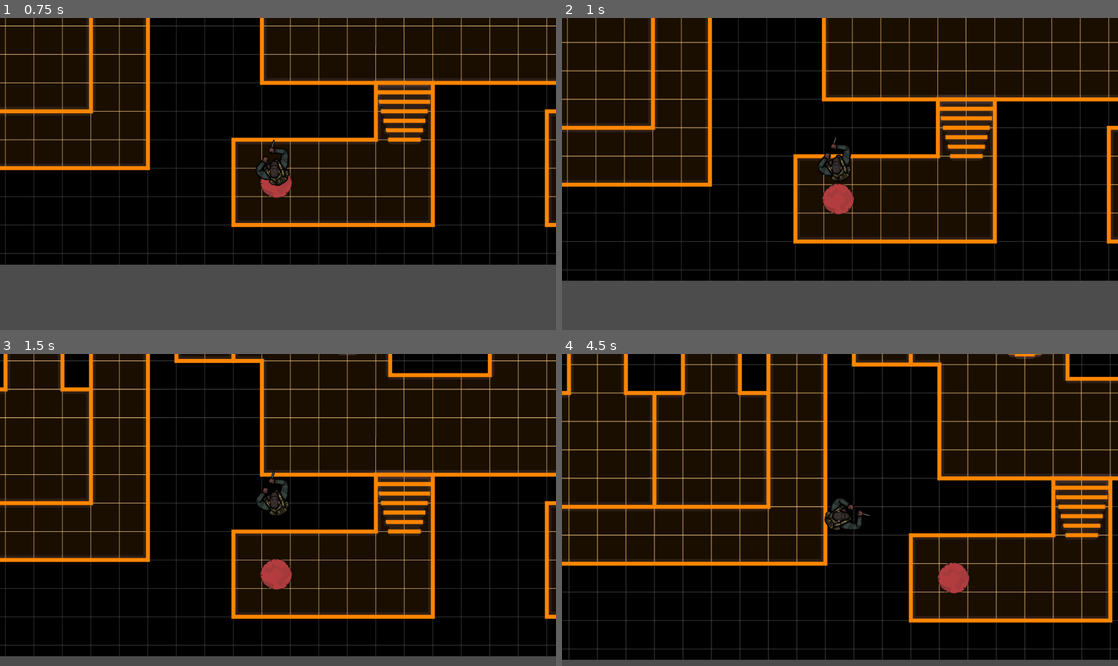
Above: before the commit, frames 1-4 (two rows, left to right).
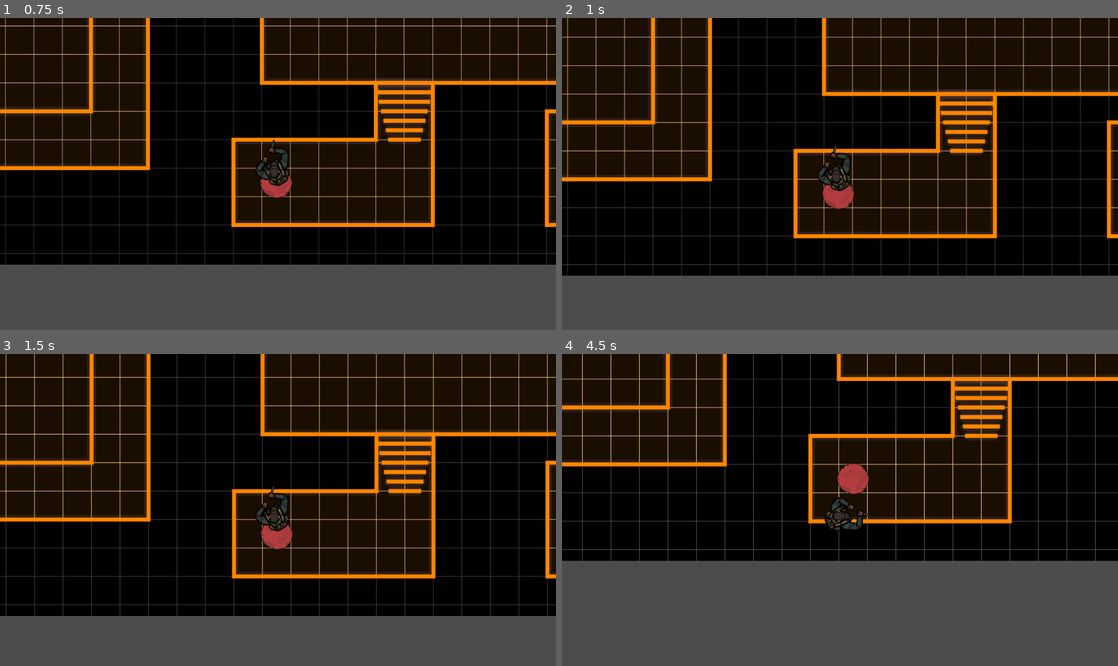
Above: after the commit, the same moments.

Repository: team8-gj001/GameJam001
Game: Godot game, scene res://scenes/main_level/main_level.tscn
Two runs of this game, one before a commit and one after it. Both use one fixed random seed, a clock stepped at 60 frames per second and the inputs below. This scene is started directly instead of the project's main scene.
Inputs:
- Up to frame 1 (0.75 s): tap Enter at 0.5 s; hold W (move_up) from 0.53 s (still down)
- Up to frame 2 (1 s): keep holding W (move_up)
- Up to frame 3 (1.5 s): keep holding W (move_up)
- Up to frame 4 (4.5 s): release W (move_up) at 2.03 s; hold A (move_left) 2.03-3.53 s; hold S (move_down) 3.53-4.28 s; hold D (move_right) from 4.28 s (still down)

Frame 1 is identical in both runs. In frame 2, 13% of the frame differs, in the area x 0-100%, y 0-85%; in frame 3, 44%; in frame 4, 78%, in the area x 0-100%, y 0-98%.

Commit message:
lower left collision

Diff:
--- a/scenes/main_level/main_level.tscn
+++ b/scenes/main_level/main_level.tscn
@@ -149,3 +149,6 @@
 [node name="CollisionPolygon2D38" type="CollisionPolygon2D" parent="Nontrapazoids"]
 position = Vector2( -1691, 1088.81 )
 polygon = PoolVector2Array( 1511.3, -1781.93, 1513.2, -1918.9, 1683.36, -1920.23, 1683.36, -1467.87, 1655.3, -1467.87, 1651, -1777.17 )
+
+[node name="CollisionPolygon2D39" type="CollisionPolygon2D" parent="Nontrapazoids"]
+polygon = PoolVector2Array( -250.528, 287.205, -253.048, 75.5385, 102.25, 80.5781, 97.2102, -52.9735, -174.933, -60.5331, -185.012, -342.755, -391.639, -345.275, -396.679, -1040.75, -530.23, -1040.75, -527.711, -619.938, -598.266, -622.458, -598.266, -559.462, -462.195, -549.382, -462.195, 146.094, -1579.66, 148.614, -1579.66, -408.271, -1645.17, -413.311, -1647.69, 73.0186, -2486.8, 80.5781, -2496.88, -342.755, -2622.87, -337.716, -2625.39, -272.2, -2915.18, -269.68, -2912.66, -556.942, -2637.99, -541.823, -2635.47, -496.466, -2499.4, -481.347, -2489.32, -617.418, -3124.32, -612.378, -3134.4, 372.88, -251.702, 377.919 )
